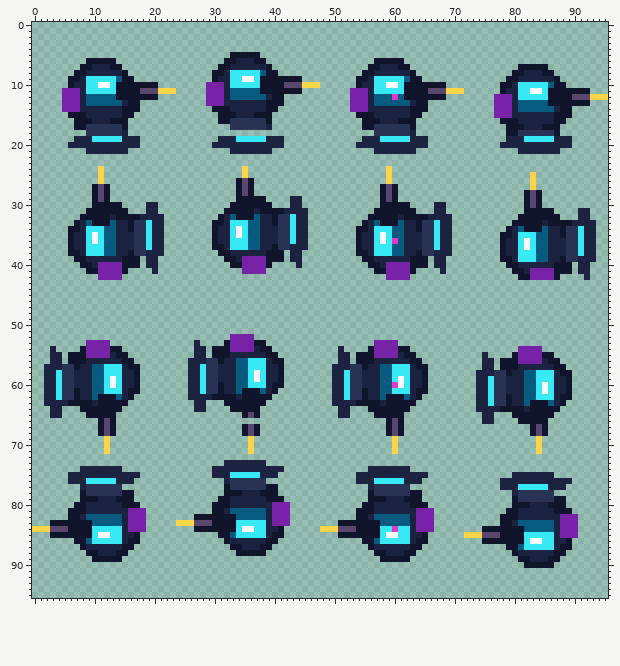
Two states of a pixel-art file, game/assets/source/animation/enemy_shooter_move.aseprite. Above, as it was before the edit.
96x96 pixels, 1 frame.
And afterwards:
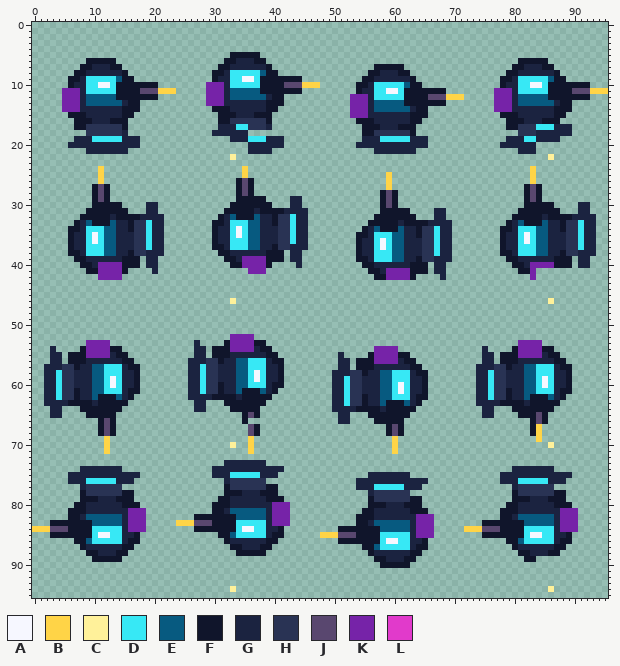
Palette (. is transparent): A #f6f7ff  B #ffd447  C #fff19a  D #37e8f5  E #075a80  F #10152b  G #1b2340  H #293354  J #59476f  K #7623a8  L #e13acb
From the commit log: fix(art): distinguish enemy movement animations
Difference:
Changed rows in their new state; - is an unchanged pixel.
first column x 30:
 6 ---------------------------.....-------------------FFFFF----------
 7 --------------------------.-FFF-.-----------------F-GGG-F---------
 8 -------------------------.-F---FF.---------------F-G---GGF--------
 9 ------------------------.-FGGGGGG-.-------------F-GDDDDDE-F-------
10 -------------------------F---DD-E--....----------G---AA-F--FFFF---
11 -----------------------.FG---AA-----FFF...-----KKK---DD-----JJJBBB
12 ---------------------------DDDDD----JJJBBB---------EEEEE----FFF...
13 --------------------------------FF--FFF-----------------EG--...---
14 ---------------------------EEEEEEG-----------------GGGGGGF--------
15 -----------------------KKKG--------F-----------.FFF--------.------
16 ------------------------F--G---GG-F-------------.--F---FF-.-------
17 -GGGDD---------------------FGGGFF------------------HHHDDDGGG------
18 GGGGGG-------------------FF------F---------------..---GGGGGG------
19 -..-GG------------------------------------------------GGG-..------
20 ......------------------------------------------------......------
21 ---...------------------------------------------------....--------
22 ---C----------------------------------------------------C---------
24 -----------------------------.-----------------------B------------
27 ----------------------------.B.---------------------FJF-----------
30 -----------------------------J-..----..--------------F-FF----GG---
31 ---------------------------.-----.-----------------F-----F--------
32 --------------------------.----F--...--.----------F----G--FFG--G--
33 -------------------------.FF---GFF-FGG-----------FGE---EGG-HHD----
34 ------------------------.--EFFF-----------------F--DDDE-----------
35 -------------------------F--D-----F--------------G--A-----G-------
36 ------------------------------E-----------------------------------
37 ----------------------------A-----------------------D-------------
38 -------------------------G--------G--D-----------F--------F--G----
39 ------------------------F-GDDDEE-G-HH--G--------.-FGGGGG-F-F.--.--
40 -------------------------F-G-GGGG----------------.-F-KKKK---------
41 -----.--------------------F-G-----FF-G------------.-F-......-..---
42 ---------------------------FF----F----G------------..-....----.---
first column x 33:
46 C----------------------------------------------------C
first column x 33:
53 ------------------------....--------------------KKKK------
54 ------------------.----.----..------------G----F----FF----
55 -------------------.-..-----F-.------------G-FF-----G-F---
56 ------------------------KKKK-F-.----------------GGGG-G-F--
57 -----------------.--.F-F-GGGGGF-.--------G--HH-G-EEDDDG-F-
58 -------------------G--F--------F-----------D--G--------G--
59 ----------------------------D-----------------------A-----
60 ---------------------------D------------------------------
61 ----------------------G-----A--G--------------F-----D--F--
62 --------------------------EDDD--F-----------------FFFE--.-
63 -------------------DHH-GGE---EGF-----------GGF-FFG---FF.--
64 -----------------G--GFF--G----F----------.--...--F----.---
65 -----------------------F-----F-----------------.---J-.----
66 --F---------------GG----FF-F--------------..----..-J------
67 --.------------------------------------------------B.-----
68 --.------------------------------------------------B.-----
70 C--------------------------------------------------.-C----
71 ---------------------------------------------------.------
74 -----------------------.......-----------------GGGGGGG----
75 ---------------------..-------...------------GG-------GGG-
76 ------------------------GGGGG---G---------------DDDDD---.-
77 ---------------------GG-DDDDDGGG-------------..-HHHHHH..--
78 -----------------------G------..---------------F------FF--
79 ------------------------HHHHHH------------------FFGGGF----
80 ----------------------.-FF---F--.-------------F-GG---G--F-
81 ---------------------.--------FFF.-----------F--------GKKK
82 -----------------------FGGGGGG-----------------GEEEEEE----
83 ------------------...--GE-----------------FFF--FF---------
84 ---------------...FFF----EEEEE---------BBBJJJ----DDDDD----
85 ---------------BBBJJJ-----DD---KKK-----...FFF-----AA---GF.
86 ------------------FFFF--F-AA---G----------....--E-DD---F--
87 ----------------------F-EDDDDDG-F-------------.-GGGGGGF-.-
88 -----------------------FGG---G-F---------------.FF---F-.--
89 ------------------------F-GGG-F-----------------.-F....---
90 -------------------------FFFFF-------------------.....----
first column x 33:
94 C----------------------------------------------------C
